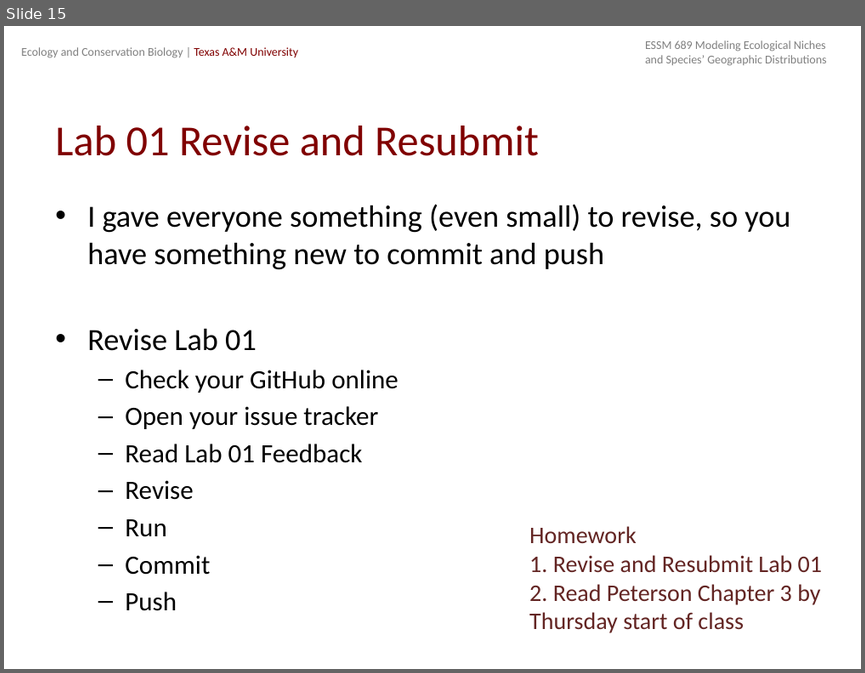
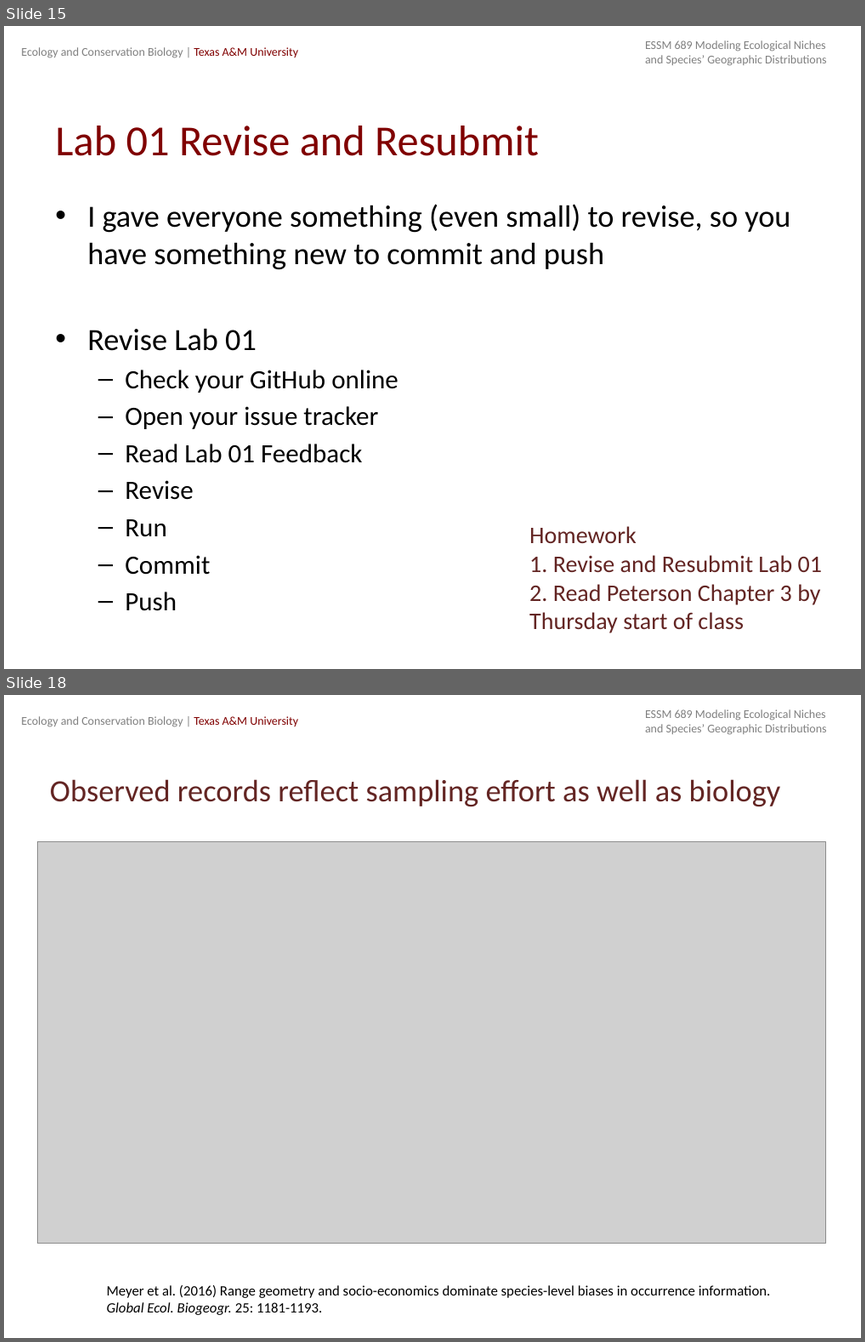
Before and after one commit to michellelawing/ECCB689, a slide deck: Slides/Week 2. Niches_and_Distributions_a.pptx. Shown one above the other, each under a label of ours: slide 15 before the commit, slides 15 and 18 after it; the slides between them are not shown. The pictures are 865x673 and 865x1342 pixels, drawn with LibreOffice and Linux fonts; fonts in the diff are those of the drawing; grey boxes stand for pictures. Boxes give left, top, right and bottom in pixels: in the first picture for what was removed or moved away, otherwise in the second. Text is boxed around its words. In the diff, an @@ line names an element or a change of style, - is before the commit and + after.

```diff
--- a/Slides/Week 2. Niches_and_Distributions_a.pptx
+++ b/Slides/Week 2. Niches_and_Distributions_a.pptx
@@ slide 18 added at [4, 695, 861, 1338], background #FFFFFF; not listed: 2 template elements that a slide beside it also shows @@
@@ title added at [50, 779, 781, 807], 26 pt, text #632523 @@
+Observed records reflect sampling effort as well as biology
@@ picture added at [37, 841, 826, 1242] @@
@@ text added at [107, 1285, 771, 1315], 12 pt, text #000000 @@
+Meyer et al. (2016) Range geometry and socio-economics dominate species-level biases in occurrence information. Global Ecol. Biogeogr. 25: 1181-1193.
```
Also in this commit, not shown: 1 slide changed, 16 other slides added, 1 other file.
